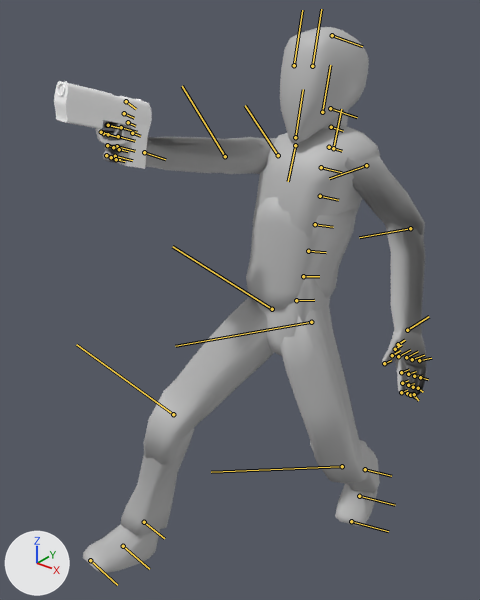
The FBX model Assets/Characters/Animations/Player@Death.fbx, before and after one commit.
Both versions are drawn from a camera (50 mm lens) standing at (1.124, -1.593, 1.887) and looking at (-0.044, -0.132, 0.981). The axes (+X, +Y, +Z) are drawn at lower left. The lights are the same throughout. Both versions are drawn at frame 5 of the action 'Take 001'; the numbers are the values there. The bones that bend it are drawn over the model as lines.

Names of what the first picture shows: 'Body', 'Head1', 'L_Arm', 'L_Leg', 'Pistol_Mesh', 'R_Arm1', 'R_Leg'.
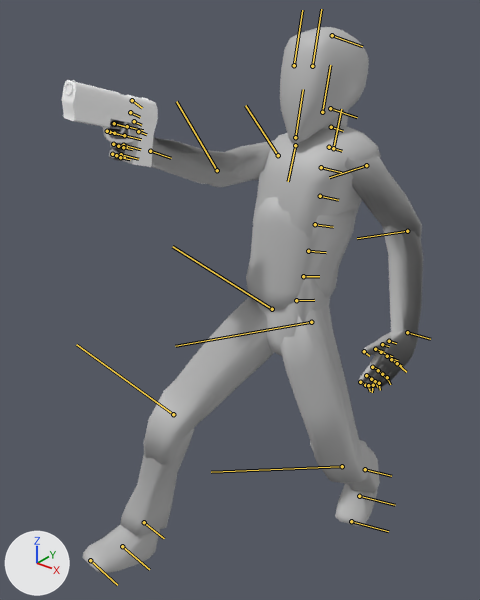
Location of each change, (x1, y1, x2, y2) in pixels of the pictures (480 x 600 px):
'L_Arm', posed
    before: (345, 154, 427, 396)
    after: (345, 155, 423, 388)
'R_Arm1', posed
    before: (101, 121, 276, 174)
    after: (108, 119, 275, 187)
'Pistol_Mesh', posed
    before: (54, 81, 152, 169)
    after: (62, 80, 158, 167)
bone 'Player_Skelton_l_Arm_ShoulderSHJnt', root to tip
    before: (366, 165) to (329, 178)
    after: (366, 165) to (329, 177)
bone 'Player_Skelton_l_Arm_ElbowSHJnt', root to tip
    before: (410, 228) to (359, 237)
    after: (407, 231) to (357, 238)
bone 'Player_Skelton_l_Arm_WristSHJnt', root to tip
    before: (407, 330) to (429, 316)
    after: (407, 332) to (430, 339)
bone 'Player_Skelton_r_Arm_ElbowSHJnt', root to tip
    before: (225, 156) to (182, 86)
    after: (217, 170) to (176, 101)
bone 'Player_Skelton_r_Arm_WristSHJnt', root to tip
    before: (144, 152) to (165, 159)
    after: (150, 151) to (171, 158)

Patch to the scene script:
```diff
--- a/Assets/Characters/Animations/Player@Death.fbx.py
+++ b/Assets/Characters/Animations/Player@Death.fbx.py
@@ bone_player_skelton_l_arm_shouldershjnt @@
 bone_player_skelton_l_arm_shouldershjnt = bpy.data.objects['Player_Skelton_SHJntGrp'].pose.bones['Player_Skelton_l_Arm_ShoulderSHJnt']  # child of 'Player_Skelton_l_Arm_ClavicleSHJnt'
-bone_player_skelton_l_arm_shouldershjnt.rotation_quaternion = (0.754, 0.339, -0.206, 0.524)  # degrees (23, -42, 61)
+bone_player_skelton_l_arm_shouldershjnt.rotation_quaternion = (0.755, 0.329, -0.186, 0.536)  # degrees (23, -39, 63)
@@ bone_player_skelton_l_arm_elbowshjnt @@
 bone_player_skelton_l_arm_elbowshjnt = bpy.data.objects['Player_Skelton_SHJntGrp'].pose.bones['Player_Skelton_l_Arm_ElbowSHJnt']  # child of 'Player_Skelton_l_Arm_ShoulderSHJnt'
-bone_player_skelton_l_arm_elbowshjnt.rotation_quaternion = (0.923, 0.001, 0.386, 0.001)  # degrees (0, 45, 0)
+bone_player_skelton_l_arm_elbowshjnt.rotation_quaternion = (0.939, 0.001, 0.344, 0.002)  # degrees (0, 40, 0)
@@ bone_player_skelton_l_arm_wristshjnt @@
 bone_player_skelton_l_arm_wristshjnt = bpy.data.objects['Player_Skelton_SHJntGrp'].pose.bones['Player_Skelton_l_Arm_WristSHJnt']  # child of 'Player_Skelton_l_Arm_ElbowSHJnt'
-bone_player_skelton_l_arm_wristshjnt.rotation_quaternion = (0.968, -0.07, -0.058, 0.233)  # degrees (-9, -5, 27)
+bone_player_skelton_l_arm_wristshjnt.rotation_quaternion = (0.957, -0.103, -0.264, -0.056)  # degrees (-11, -31, -4)
@@ bone_player_skelton_r_arm_shouldershjnt @@
 bone_player_skelton_r_arm_shouldershjnt = bpy.data.objects['Player_Skelton_SHJntGrp'].pose.bones['Player_Skelton_r_Arm_ShoulderSHJnt']  # child of 'Player_Skelton_r_Arm_ClavicleSHJnt'
-bone_player_skelton_r_arm_shouldershjnt.rotation_quaternion = (0.727, -0.244, 0.559, 0.316)  # degrees (0, 75, 47)
+bone_player_skelton_r_arm_shouldershjnt.rotation_quaternion = (0.801, -0.199, 0.447, 0.345)  # degrees (-1, 59, 46)
@@ bone_player_skelton_r_arm_elbowshjnt @@
 bone_player_skelton_r_arm_elbowshjnt = bpy.data.objects['Player_Skelton_SHJntGrp'].pose.bones['Player_Skelton_r_Arm_ElbowSHJnt']  # child of 'Player_Skelton_r_Arm_ShoulderSHJnt'
-bone_player_skelton_r_arm_elbowshjnt.rotation_quaternion = (0.998, 0.004, 0.057, 0.004)  # degrees (0, 7, 1)
+bone_player_skelton_r_arm_elbowshjnt.rotation_quaternion = (0.951, 0.001, 0.31, 0.002)  # degrees (0, 36, 0)
@@ bone_player_skelton_r_arm_wristshjnt @@
 bone_player_skelton_r_arm_wristshjnt = bpy.data.objects['Player_Skelton_SHJntGrp'].pose.bones['Player_Skelton_r_Arm_WristSHJnt']  # child of 'Player_Skelton_r_Arm_ElbowSHJnt'
-bone_player_skelton_r_arm_wristshjnt.rotation_quaternion = (0.951, -0.306, -0.035, -0.011)  # degrees (-36, -4, 0)
+bone_player_skelton_r_arm_wristshjnt.rotation_quaternion = (0.952, -0.298, 0.073, 0.016)  # degrees (-35, 9, -1)
```
